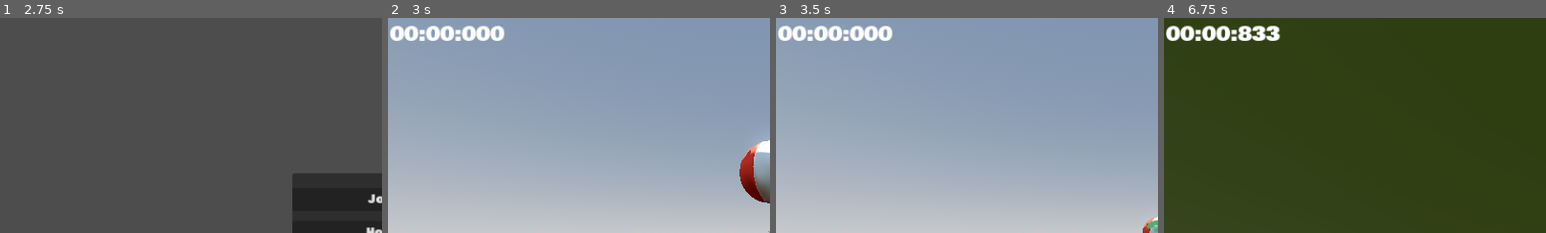
Above: before the commit, frames 1-4 (left to right).
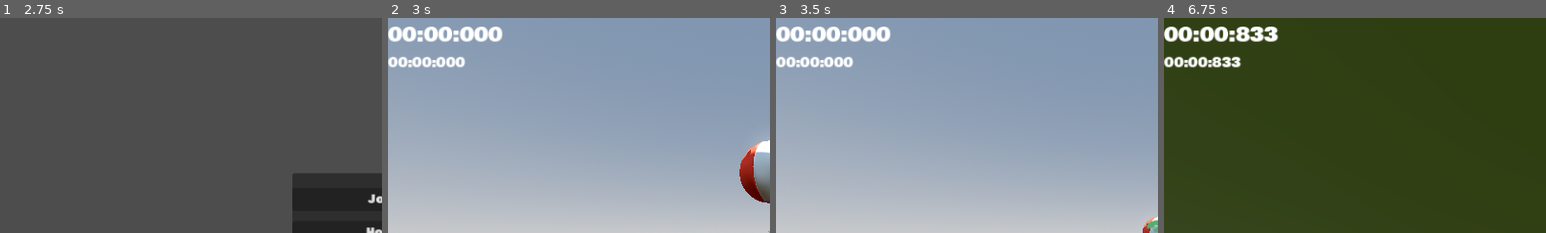
Above: after the commit, the same moments.

Repository: BenStoner/super-not-vr-ball
Game: Godot game, scene res://main.tscn
Same seed, same stepped clock (60 frames per second), same inputs: the game is played once before the commit and once after it.
Inputs (mouse positions are % of the whole screen's width and height, from its top left):
- Up to frame 1 (2.75 s): click "Play" at 0.5 s; tap Enter (ui_accept) at 1.25, 2 s; move the mouse to (72, 45) at 1.27 s; hold D (move_right) 1.28-2.03 s; tap Space (jump) at 1.35, 1.52, 1.82, 2.1, 2.27, 2.57 s; move the mouse to (30, 55) at 2.02 s; hold Shift (brake) from 2.03 s (still down)
- Up to frame 2 (3 s): release Shift (brake) at 2.75 s; click "Host" at 2.75 s
- Up to frame 3 (3.5 s): no input
- Up to frame 4 (6.75 s): move the mouse to (52, 48) at 3.52 s; hold W (move_forward) from 3.53 s (still down); tap Space (jump) at 3.6, 4.35, 4.52, 4.82, 5.1, 5.27, 5.57, 5.85, 6.02, 6.32, 6.6 s; move the mouse to (49, 52) at 4.27 s; move the mouse to (57, 51) at 5.02 s; move the mouse to (42, 49) at 5.77 s; move the mouse to (51, 50) at 6.52 s
The pictures show only the part of the screen within x 0-50%, y 0-50%; the shares and areas given below are measured in that part.

Frame 1 is identical in both runs. In frame 2, 2.1% of the frame differs, in the area x 0-31%, y 3-24%; in frame 3, 2.1%; in frame 4, 2.3%.
Error in both runs: Assertion failed: UPNP Discover Failed! Error 24 (res://main.gd:73)

Commit message:
added level timer

Diff:
--- a/Autoloads/Timer.gd
+++ b/Autoloads/Timer.gd
@@ -1,7 +1,13 @@
-extends Label
+extends Control
 
-var time = 0
-var timer_on = false
+var game_time = 0
+var game_timer_on = false
+
+var level_time = 0
+var level_timer_on = false
+
+@onready var game_timer := $GameTimer
+@onready var level_timer := $LevelTimer
 
 
 func _ready() -> void:
@@ -9,25 +15,52 @@
 
 
 func _process(delta):
-	if(timer_on):
-		time += delta
+	get_game_timer(delta)
+	get_level_timer(delta)
 
-	var mils = fmod(time,1)*1000
-	var secs = fmod(time,60)
-	var mins = fmod(time, 60*60) / 60
+
+func get_game_timer(delta):
+	if(game_timer_on):
+		game_time += delta
+
+	var mils = fmod(game_time,1)*1000
+	var secs = fmod(game_time,60)
+	var mins = fmod(game_time, 60*60) / 60
 
 	var time_passed = "%02d:%02d:%03d" % [mins,secs,mils]
-	text = time_passed
+	game_timer.text = time_passed
 
 
-func start():
+func get_level_timer(delta):
+	if(level_timer_on):
+		level_time += delta
+
+	var mils = fmod(level_time,1)*1000
+	var secs = fmod(level_time,60)
+	var mins = fmod(level_time, 60*60) / 60
+
+	var time_passed = "%02d:%02d:%03d" % [mins,secs,mils]
+	level_timer.text = time_passed
+
+
+func start_game_timer():
 	show()
-	timer_on = true
+	game_timer_on = true
+
+func start_level_timer():
+	show()
+	level_timer_on = true
 
 
 func stop():
-	timer_on = false
+	game_timer_on = false
+	level_timer_on = false
 
 
-func reset():
-	time = 0
+func reset_game_timer():
+	game_time = 0
+	level_time = 0
+
+
+func reset_level_timer():
+	level_time = 0
--- a/Autoloads/timer.tscn
+++ b/Autoloads/timer.tscn
@@ -3,11 +3,28 @@
 [ext_resource type="Script" path="res://Autoloads/Timer.gd" id="1_fyvuh"]
 [ext_resource type="Theme" uid="uid://dewnqb7qh5lbm" path="res://Menus/MainTheme.tres" id="1_h6ynx"]
 
-[node name="Timer" type="Label"]
-offset_right = 179.0
-offset_bottom = 29.0
+[node name="Control" type="Control"]
+layout_mode = 3
+anchors_preset = 0
+offset_right = 40.0
+offset_bottom = 40.0
+script = ExtResource("1_fyvuh")
+
+[node name="GameTimer" type="Label" parent="."]
+layout_mode = 2
+offset_right = 330.0
+offset_bottom = 51.0
 theme = ExtResource("1_h6ynx")
 theme_override_font_sizes/font_size = 30
 text = "393.116666666638"
-horizontal_alignment = 1
-script = ExtResource("1_fyvuh")
+vertical_alignment = 2
+
+[node name="LevelTimer" type="Label" parent="."]
+layout_mode = 2
+offset_top = 51.0
+offset_right = 330.0
+offset_bottom = 87.0
+theme = ExtResource("1_h6ynx")
+theme_override_colors/font_color = Color(1, 1, 1, 1)
+theme_override_font_sizes/font_size = 20
+text = "393.116666666638"
--- a/main.gd
+++ b/main.gd
@@ -86,7 +86,8 @@
 func start_game():
 	if multiplayer.is_server():
 		change_level(0)
-		RaceTimer.start()
+		RaceTimer.start_game_timer()
+		RaceTimer.start_level_timer()
 
 
 func change_level(to: int):
@@ -102,6 +103,7 @@
 
 	level_instance.level_finished.connect(_current_level_finished.bind())
 
+	RaceTimer.reset_level_timer()
 	CountDownTimer.rpc("countdown")
 
 
